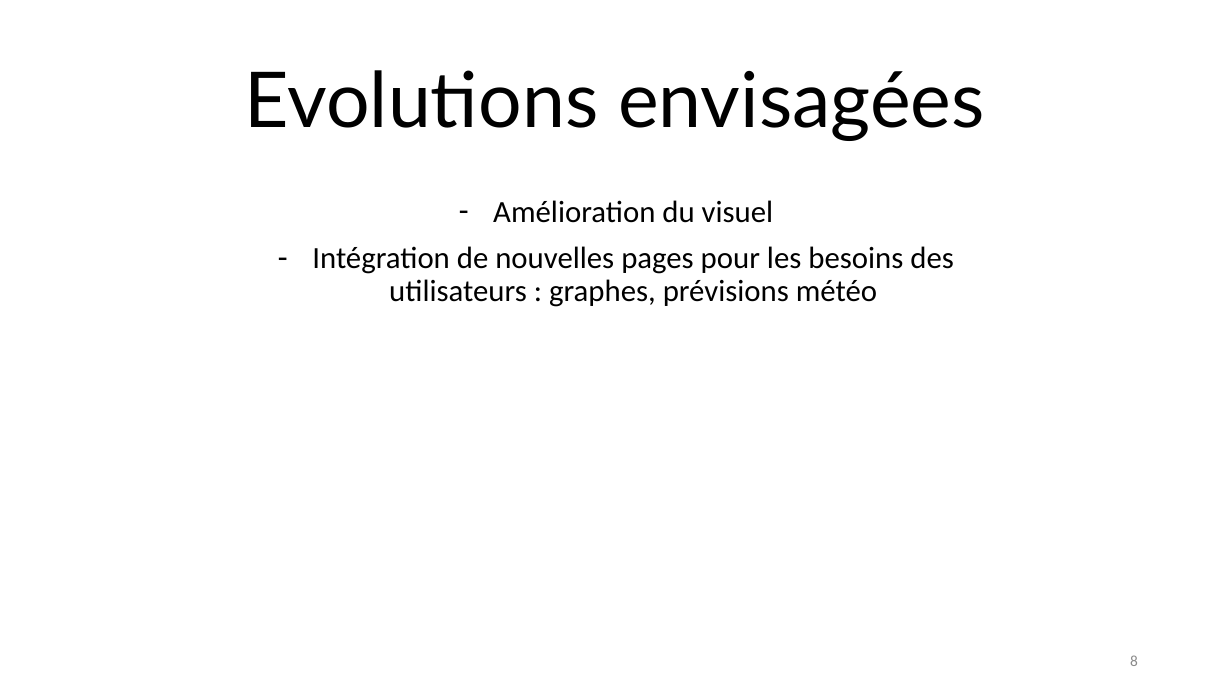
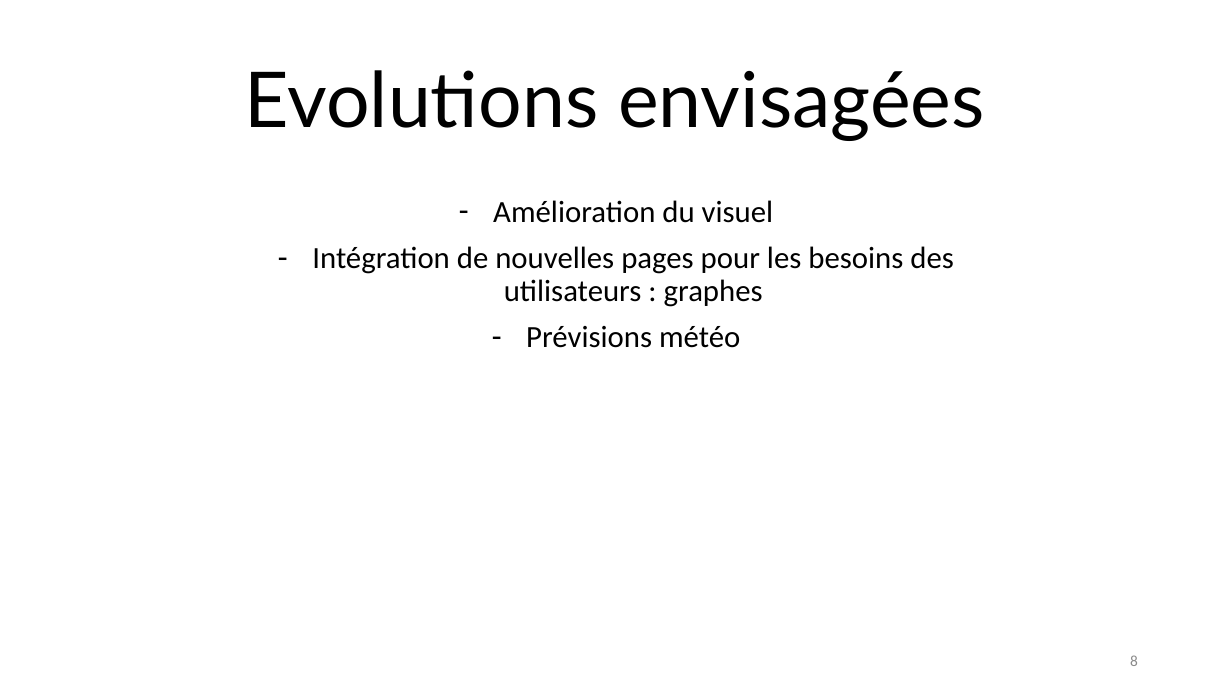
Before and after one commit to chopinvictor/CUBES-2, a slide deck: slide 8 of Présentation CUBE 2.pptx. Drawn at 1232x693 pixels with LibreOffice and Linux fonts; fonts in the diff are those of the drawing; background and template pictures are left out. Boxes give left, top, right and bottom in pixels: in the first picture for what was removed or moved away, otherwise in the second. Text is boxed around its words. In the diff, an @@ line names an element or a change of style, - is before the commit and + after.

```diff
--- a/Présentation CUBE 2.pptx
+++ b/Présentation CUBE 2.pptx
@@ subtitle at bbox=[312, 246, 954, 348]: text changed @@
-– Intégration de nouvelles pages pour les besoins des utilisateurs : graphes, prévisions météo
+– Intégration de nouvelles pages pour les besoins des utilisateurs : graphes
+– Prévisions météo
```
Also in this commit, not shown: 1 other slide changed.
